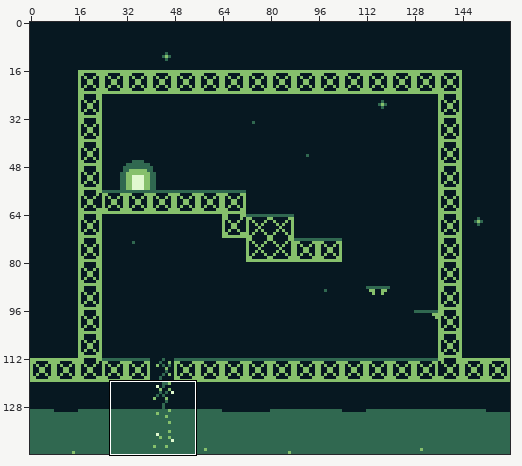
Two states of a pixel-art file, assets/backgrounds/area00-02a.aseprite. Above, an overview of the earlier version with the close-up marked.
Close-up. Old version:
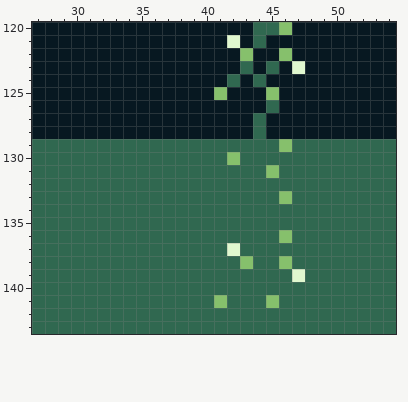
160x144 pixels, 1 frame. Shown: x 27..54, y 120..143.
And afterwards:
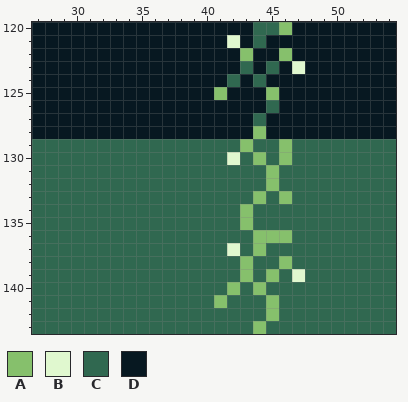
Palette (. is transparent): A #86c06c  B #e0f8cf  C #306850  D #071821
Difference:
Layer "platforms":
y 128: x 44 C -> A
y 129: x 43 C -> A
y 130: x 42 A -> B; x 44 C -> A; x 46 C -> A
y 132: x 45 C -> A
y 133: x 44 C -> A
y 134..135: x 43 C -> A
y 136: x 44..45 CC -> AA
y 137: x 44 C -> A
y 139: x 43 C -> A; x 45 C -> A
y 140: x 42 C -> A; x 44 C -> A
y 142: x 45 C -> A
y 143: x 44 C -> A
Where, in picture pixels (left, top, right, bottom), the same in both close-ups:
changed: (227, 126, 292, 334)
